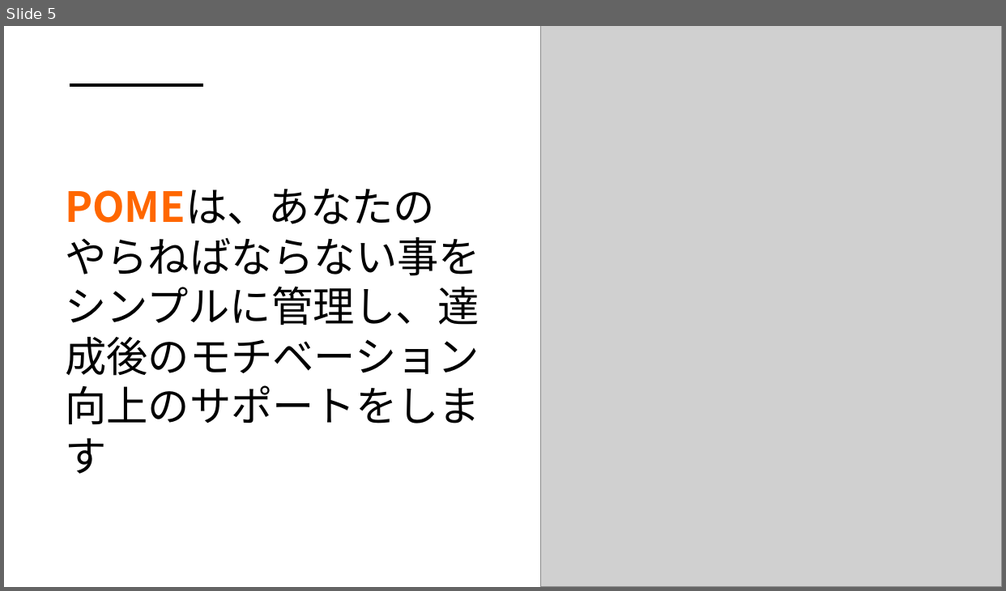
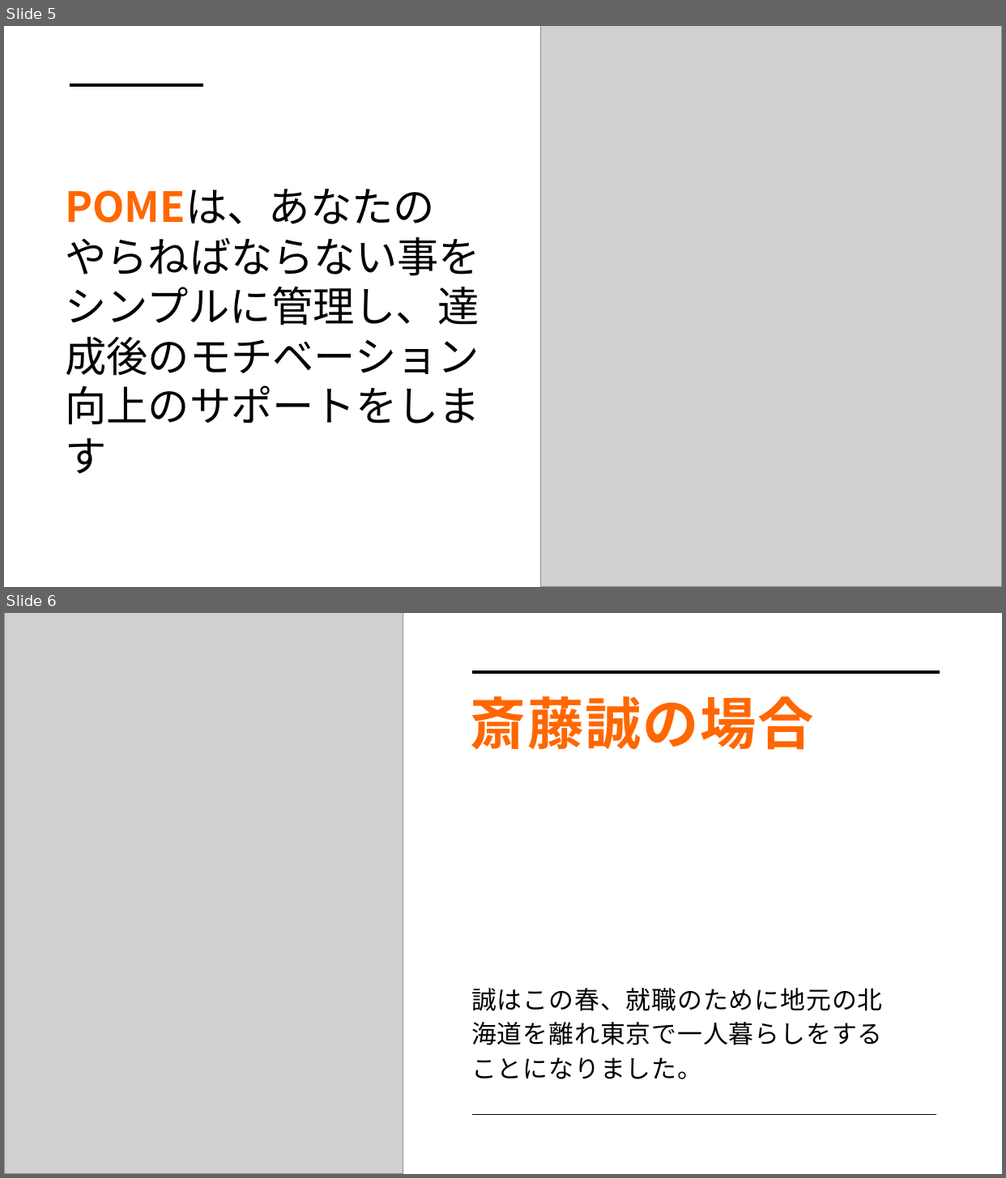
Before and after one commit to dojo2022/C-3, a slide deck: C-3_配布資料/0630_C3_発表資料.pptx. Shown one above the other, each under a label of ours: slide 5 before the commit, slides 5 and 6 after it. The pictures are 1006x591 and 1006x1178 pixels, drawn with LibreOffice and Linux fonts; fonts in the diff are those of the drawing; grey boxes stand for pictures. Boxes give left, top, right and bottom in pixels: in the first picture for what was removed or moved away, otherwise in the second. Text is boxed around its words. In the diff, an @@ line names an element or a change of style, - is before the commit and + after.

```diff
--- a/C-3_配布資料/0630_C3_発表資料.pptx
+++ b/C-3_配布資料/0630_C3_発表資料.pptx
@@ slide 6 added at (4, 613, 1002, 1174), background #FFFFFF @@
@@ picture added at (4, 613, 403, 1174) @@
@@ line added from (473, 672) to (940, 672), #000000 3.5 pt @@
@@ title added at (471, 696, 814, 750), 54 pt, text #FF6700, bold @@
+斎藤誠の場合
@@ text added at (471, 988, 883, 1080), 24 pt, text #000000 @@
+誠はこの春、就職のために地元の北海道を離れ東京で一人暮らしをすることになりました。
@@ line added from (473, 1115) to (937, 1115), #000000 1 pt @@
```
Also in this commit, not shown: 17 other slides added.
